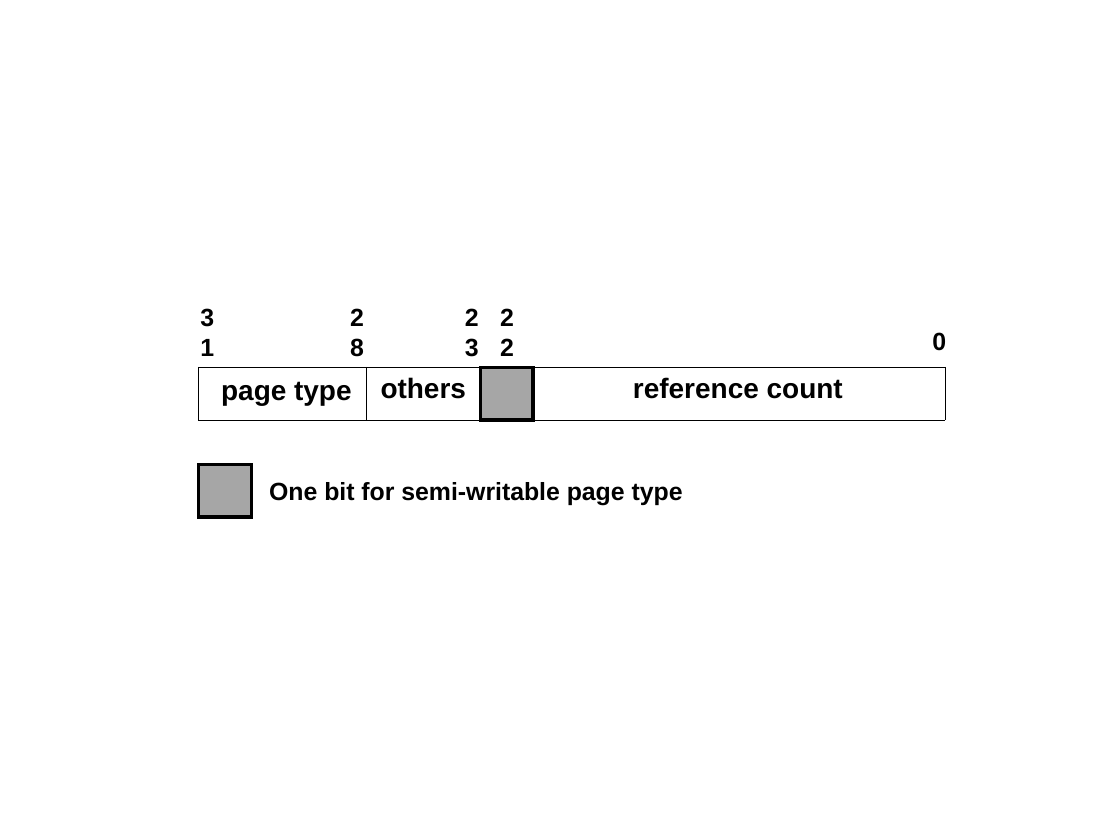
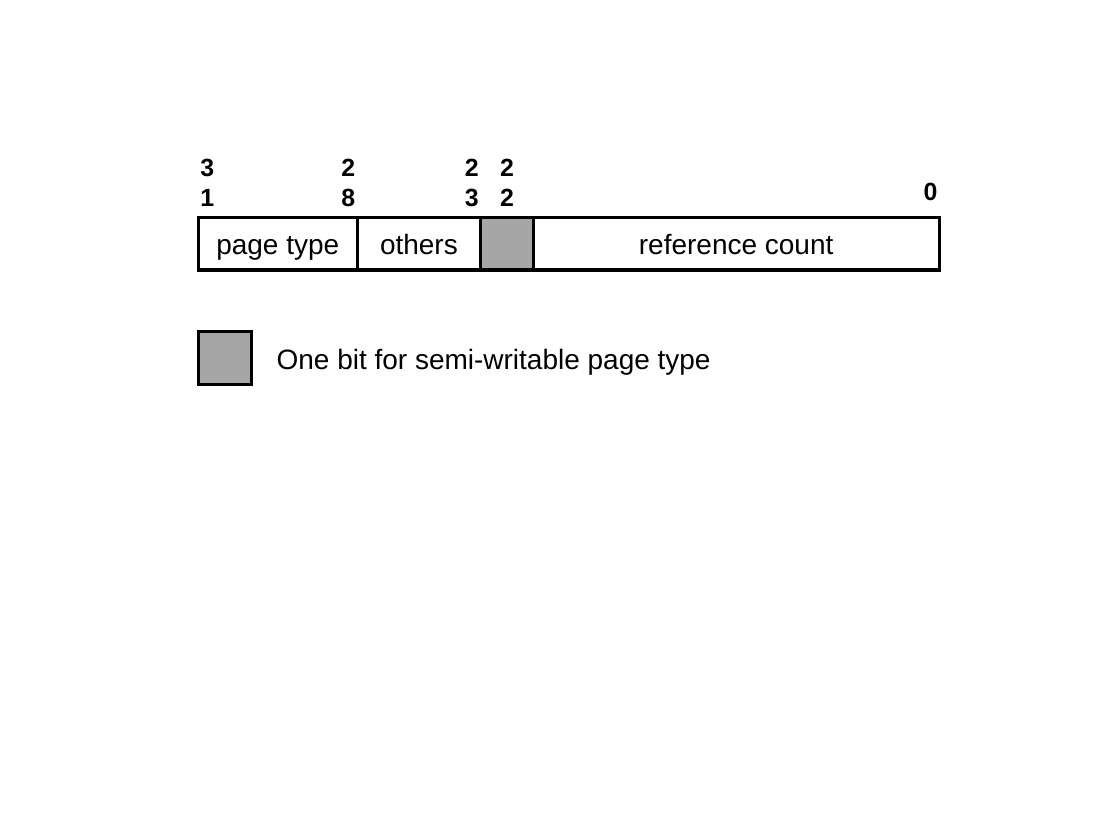
Before and after one commit to strongerwill/FastIO, a slide deck: slide 1 of doc/paper/image/implementation/cache-flag-representation.ppt. Drawn at 1120x840 pixels with LibreOffice and Linux fonts; fonts in the diff are those of the drawing. Boxes give left, top, right and bottom in pixels: in the first picture for what was removed or moved away, otherwise in the second. Text is boxed around its words. In the diff, an @@ line names an element or a change of style, - is before the commit and + after.

```diff
--- a/doc/paper/image/implementation/cache-flag-representation.ppt
+++ b/doc/paper/image/implementation/cache-flag-representation.ppt
@@ text "2" moved from (x1=350, y1=308, x2=364, y2=357) to (x1=341, y1=158, x2=355, y2=207) @@
@@ text "0" moved from (x1=932, y1=332, x2=946, y2=351) to (x1=924, y1=182, x2=938, y2=201) @@
@@ rectangle added at (x1=198, y1=217, x2=357, y2=270), outline #000000 2.01 pt, 18 pt, text #000000 @@
+page type
@@ rectangle added at (x1=357, y1=217, x2=480, y2=270), outline #000000 2.01 pt, 18 pt, text #000000 @@
+others
@@ 3 texts, 1 rectangle moved together from (x1=200, y1=308, x2=533, y2=420) to (x1=200, y1=158, x2=533, y2=270) @@
@@ rectangle added at (x1=533, y1=217, x2=940, y2=270), outline #000000 2.01 pt, 18 pt, text #000000 @@
+reference count
@@ rectangle moved from (x1=198, y1=464, x2=251, y2=516) to (x1=198, y1=332, x2=251, y2=384) @@
@@ text "One bit for semi-writable page ..." moved from (x1=269, y1=482, x2=683, y2=506) to (x1=277, y1=348, x2=711, y2=374) @@
@@ text "One bit for semi-writable page ..." at (x1=277, y1=348, x2=711, y2=374): size 16 to 18 pt, bold off @@
@@ table removed at (x1=198, y1=367, x2=945, y2=420), 1 rows, 4 columns @@
-page type | others |  | reference count
```
Also in this commit, not shown: 1 slide added, 5 other files.
